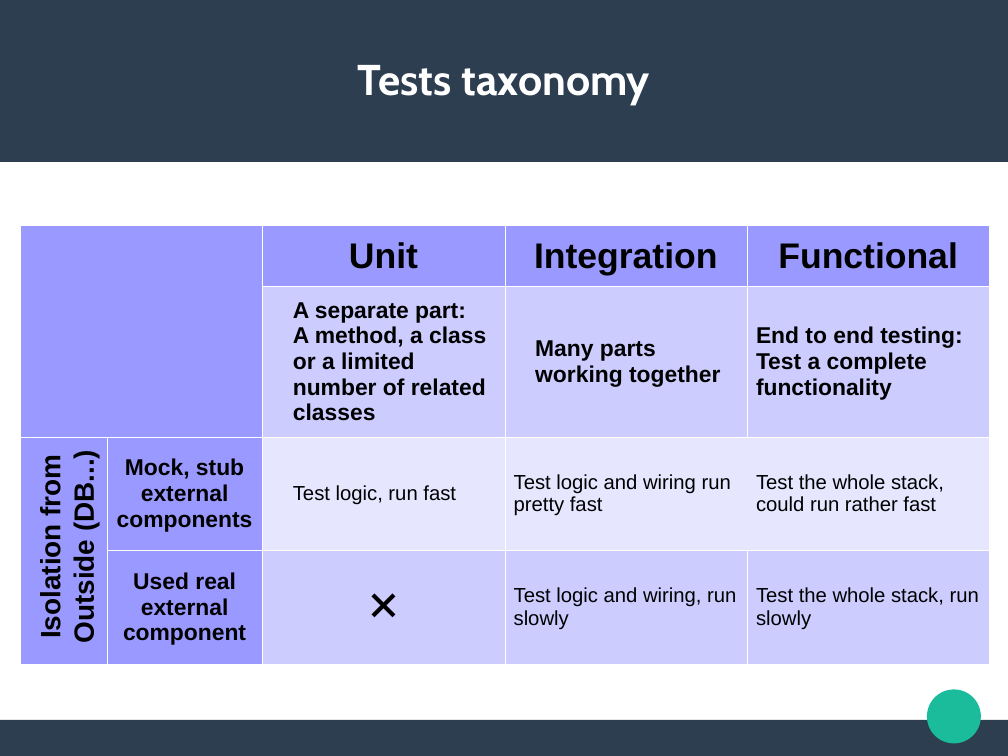
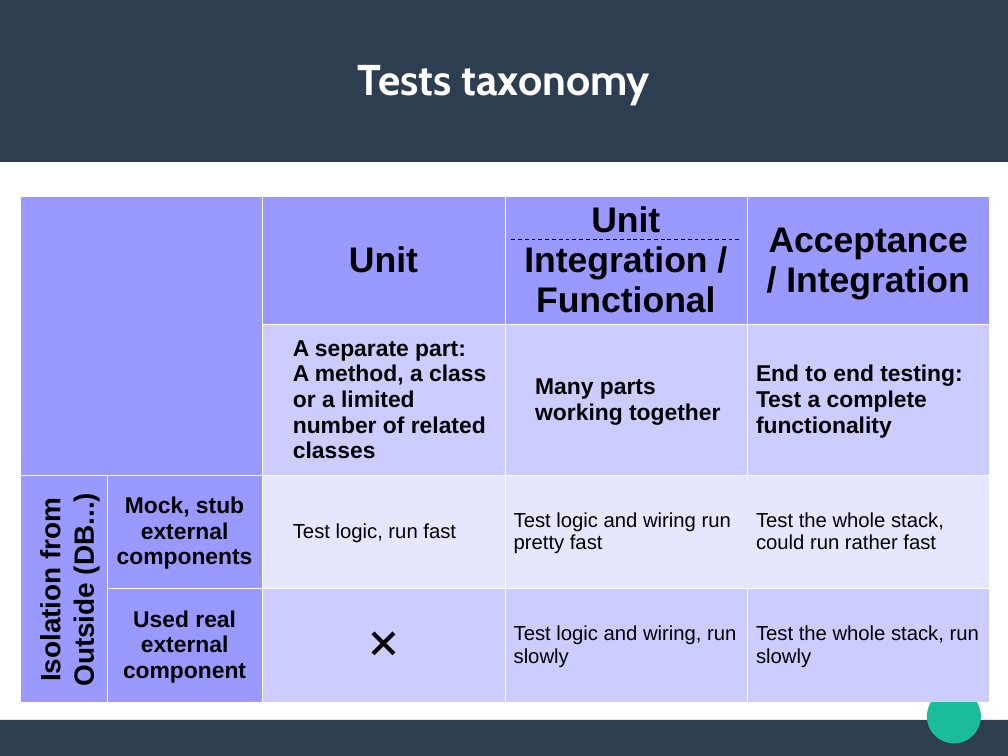
Before and after one commit to jldelarbre/lectureNotes, a slide deck: slide 18 of Slides/lesson3/TestableCode.odp. Drawn at 1008x756 pixels with LibreOffice and Linux fonts; fonts in the diff are those of the drawing. Boxes give left, top, right and bottom in pixels: in the first picture for what was removed or moved away, otherwise in the second. Text is boxed around its words. In the diff, an @@ line names an element or a change of style, - is before the commit and + after.

```diff
--- a/Slides/lesson3/TestableCode.odp
+++ b/Slides/lesson3/TestableCode.odp
@@ table at box(20, 197, 990, 702) @@
-row 1, column 4: Integration
+row 1, column 4: Unit / Integration / Functional
-row 1, column 5: Functional
+row 1, column 5: Acceptance / / Integration
@@ table: place and size @@
-table at box(20, 225, 990, 664)
+table at box(20, 197, 990, 702)
@@ line added from (512, 240) to (739, 240), #000000 0 pt dashed @@
@@ text "Isolation from": place and size @@
-text "Isolation from" at box(35, 458, 100, 641)
+text "Isolation from" at box(35, 501, 100, 684)
```
Also in this commit, not shown: 1 other slide changed, 3 slides added, 23 other files.
